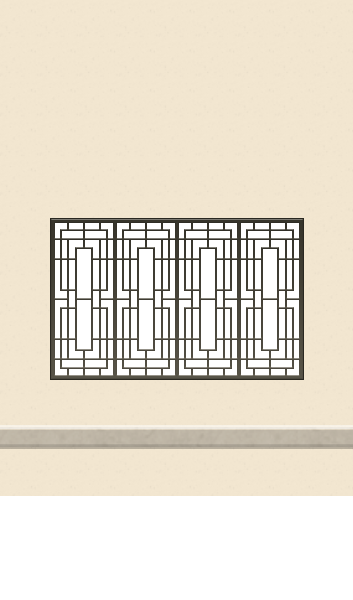
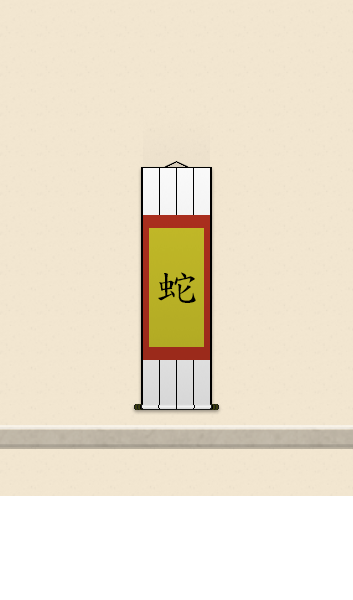
Before/after of a 353 × 600 layered artwork. What changed in the layer stack:
added layer "Scroll Shadow" above "Scroll Chars - Snake" over (x1=143, y1=134, x2=210, y2=404)
added layer "Scroll Chars - Snake" above "Scroll Chars - Dragon" over (x1=158, y1=272, x2=196, y2=303)
added layer "Scroll BG" above "Scroll Lines" over (x1=143, y1=215, x2=210, y2=360)
added layer "Scroll Lines" above "Scroll-02" over (x1=142, y1=168, x2=211, y2=409)
added layer "Scroll-02" above "Scroll-01" over (x1=134, y1=161, x2=219, y2=410)
hid "WINDOW" over (x1=51, y1=219, x2=303, y2=379)
hid "BORDER" over (x1=50, y1=218, x2=304, y2=380)
showed "FILLER" over (x1=50, y1=215, x2=304, y2=387)
